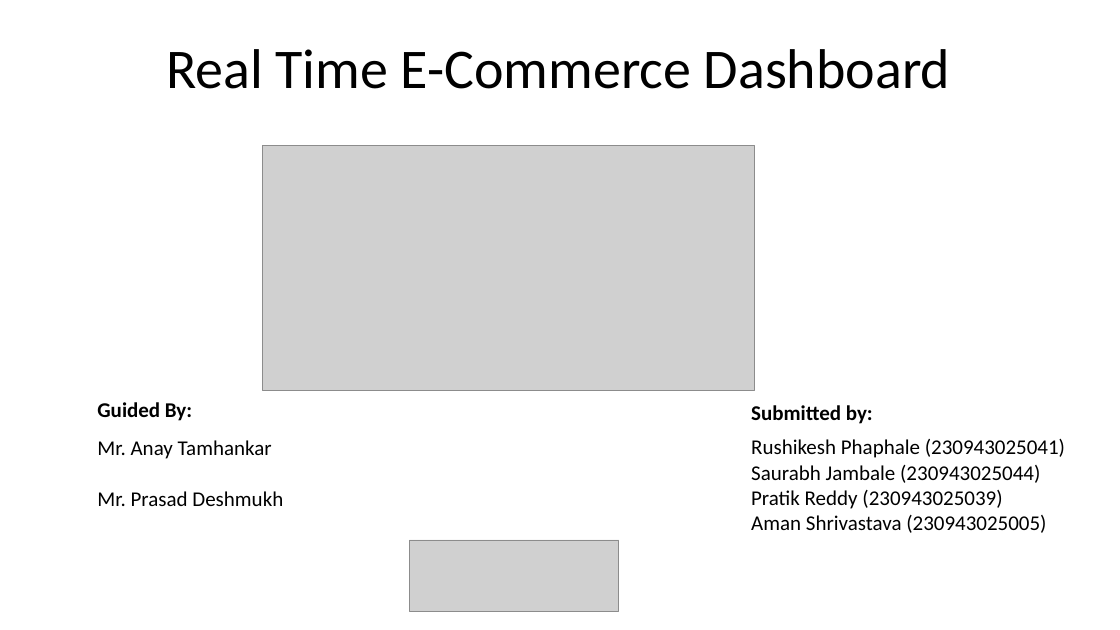
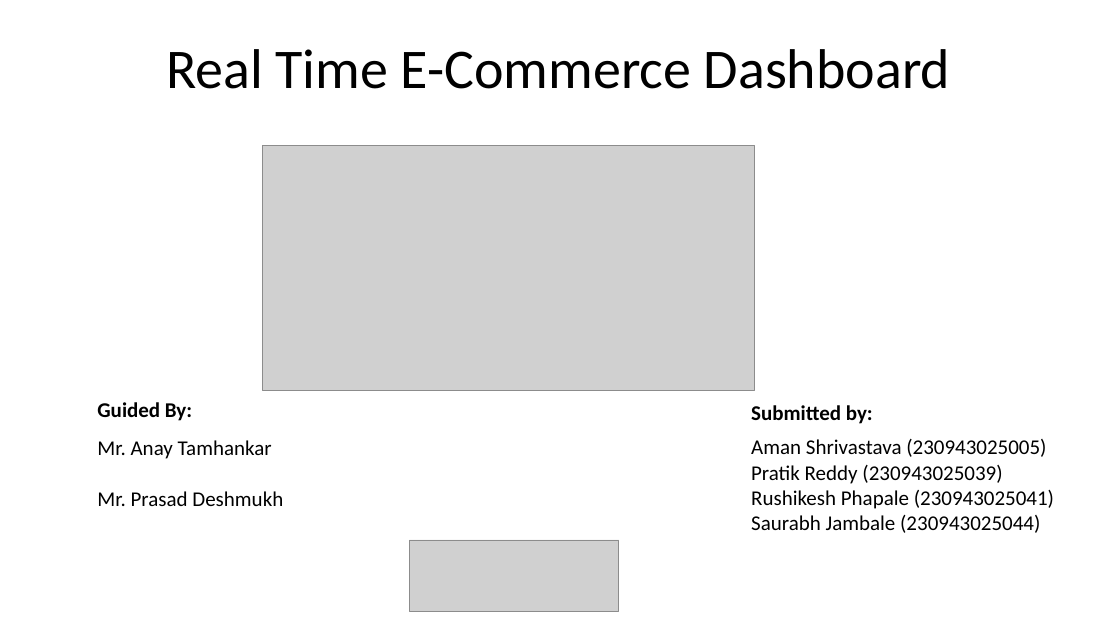
Before and after one commit to rushi0611/Real-Time-E-Commerce-Dashboard, a slide deck: slide 1 of Revised_Project_PPT.pptx. Drawn at 1120x630 pixels with LibreOffice and Linux fonts; fonts in the diff are those of the drawing; grey boxes stand for pictures. Boxes give left, top, right and bottom in pixels: in the first picture for what was removed or moved away, otherwise in the second. Text is boxed around its words. In the diff, an @@ line names an element or a change of style, - is before the commit and + after.

```diff
--- a/Revised_Project_PPT.pptx
+++ b/Revised_Project_PPT.pptx
@@ text at (x1=751, y1=439, x2=1054, y2=509): text changed @@
-Rushikesh Phaphale (230943025041)
+Aman Shrivastava (230943025005)
+Pratik Reddy (230943025039)
+Rushikesh Phapale (230943025041)
@@ text at (x1=751, y1=490, x2=1046, y2=533): paragraphs removed @@
-Pratik Reddy (230943025039)
-Aman Shrivastava (230943025005)
```
Also in this commit, not shown: 4 other slides changed, 7 slides added, 5 slides removed.
